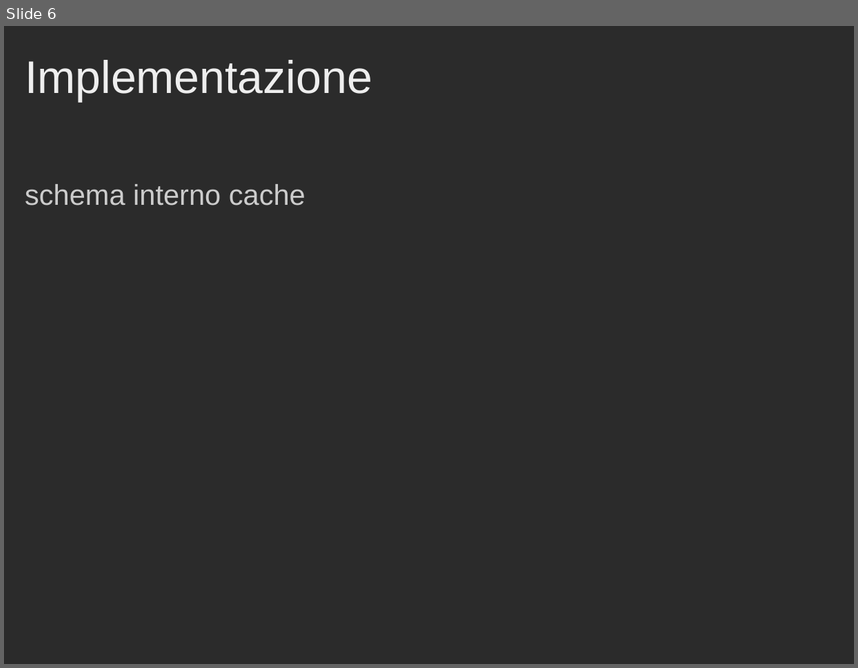
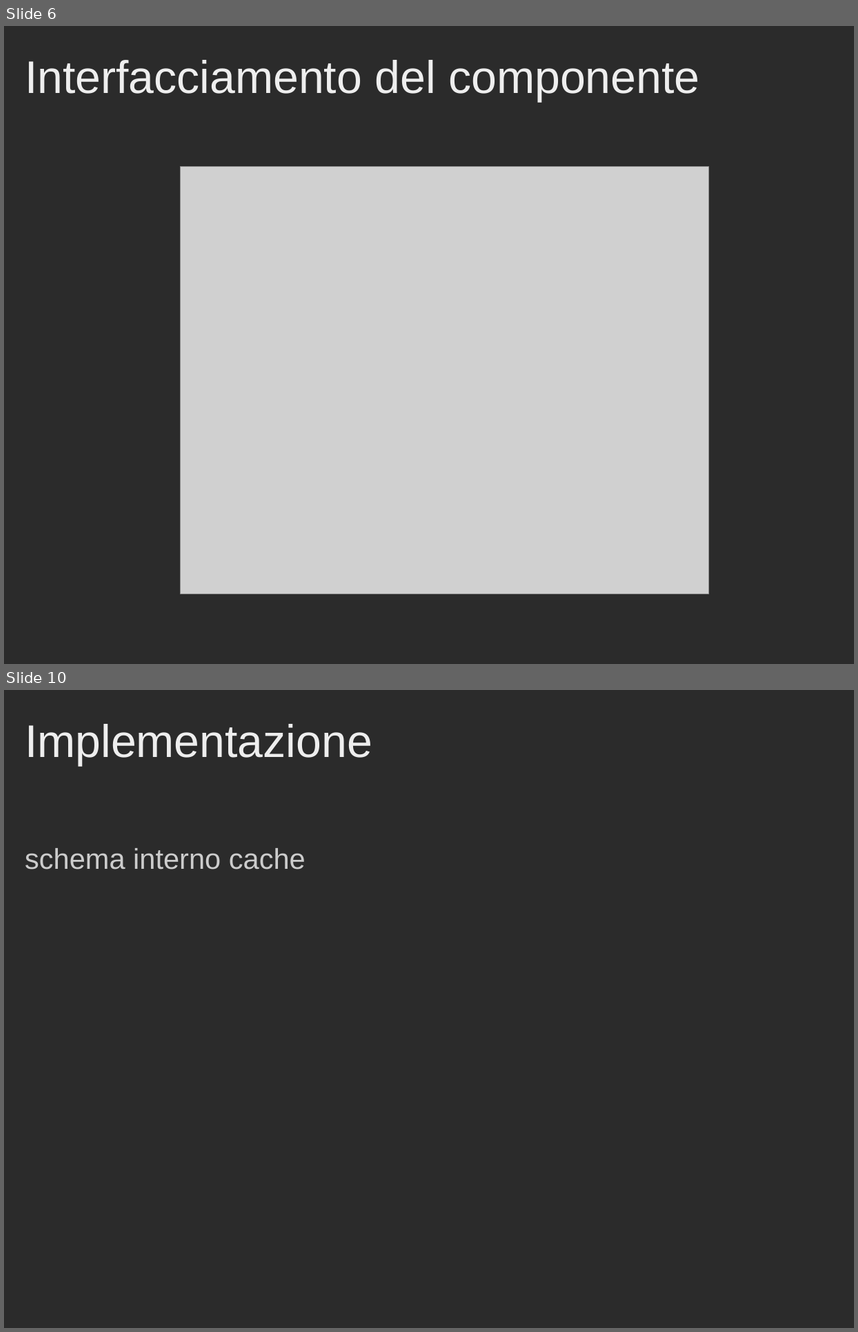
Before and after one commit to Muffo/dlxcache, a slide deck: Presentazione_Progetto_Cache.ppt. Shown one above the other, each under a label of ours: slide 6 before the commit, slides 6 and 10 after it; the slides between them are not shown. The pictures are 858x668 and 858x1332 pixels, drawn with LibreOffice and Linux fonts; fonts in the diff are those of the drawing; grey boxes stand for pictures; background and template pictures are left out; a plain dark background stands for a picture behind light text. Boxes give left, top, right and bottom in pixels: in the first picture for what was removed or moved away, otherwise in the second. Text is boxed around its words. In the diff, an @@ line names an element or a change of style, - is before the commit and + after.

```diff
--- a/Presentazione_Progetto_Cache.ppt
+++ b/Presentazione_Progetto_Cache.ppt
@@ slide 6 added at [4, 26, 854, 664], background picture (left out) @@
@@ title added at [25, 60, 700, 101], 43 pt, text #EEEEEE @@
+Interfacciamento del componente
@@ picture added at [181, 166, 708, 593] @@
@@ what was slide 6 is now slide 10 @@
```
Also in this commit, not shown: 3 slides changed, 5 other slides added, 2 slides removed, 6 other files.
